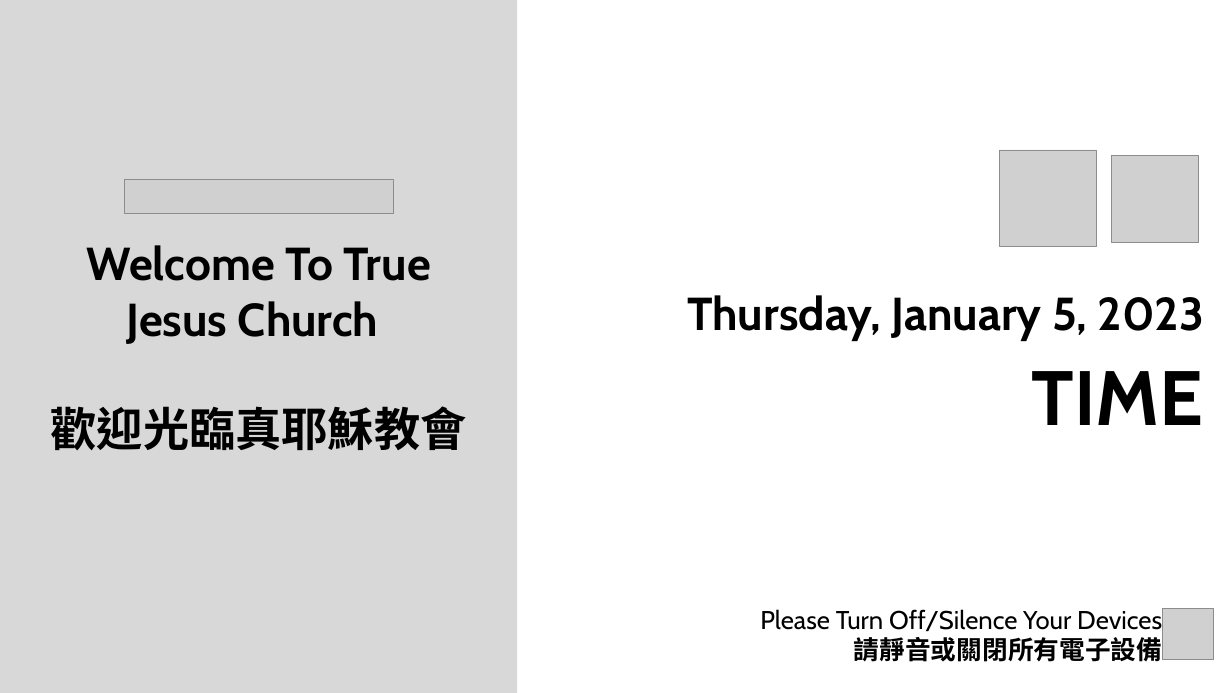
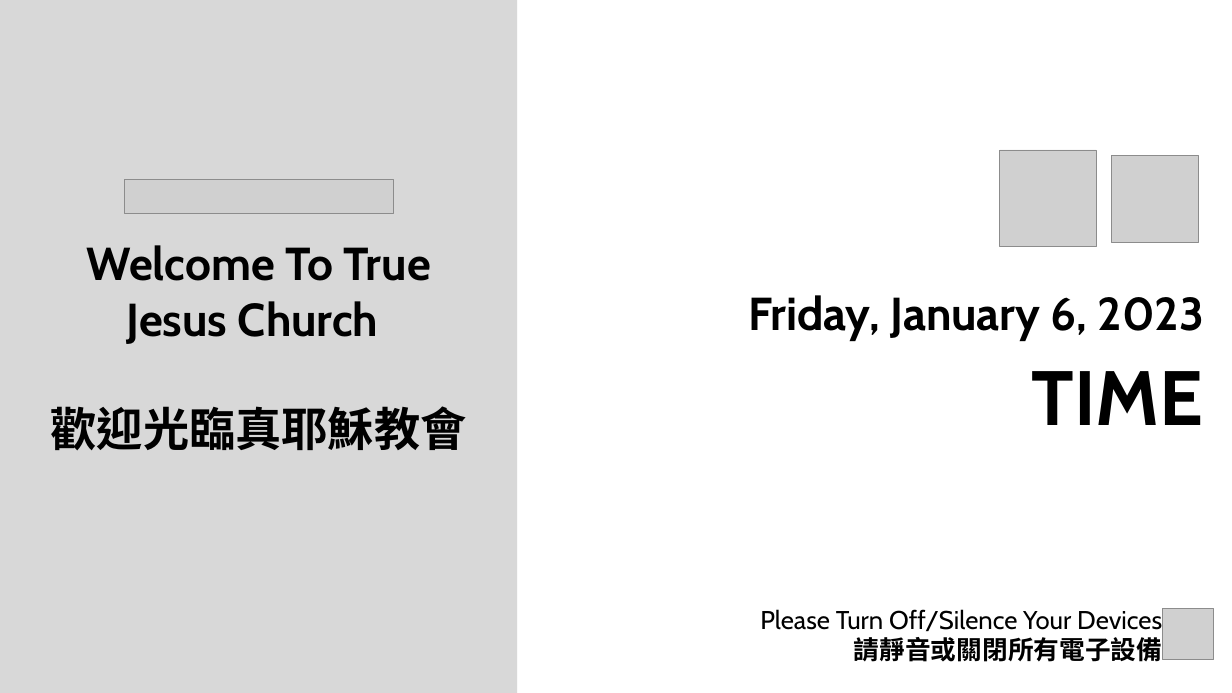
Before and after one commit to calebchanwy/tjc-powerpoint, a slide deck: slide 1 of TJCPowerPoint/Resources/ServiceWidescreen.pptx. Drawn at 1232x693 pixels with LibreOffice and Linux fonts; fonts in the diff are those of the drawing; grey boxes stand for pictures; background and template pictures are left out. Boxes give left, top, right and bottom in pixels: in the first picture for what was removed or moved away, otherwise in the second. Text is boxed around its words. In the diff, an @@ line names an element or a change of style, - is before the commit and + after.

```diff
--- a/TJCPowerPoint/Resources/ServiceWidescreen.pptx
+++ b/TJCPowerPoint/Resources/ServiceWidescreen.pptx
@@ text at <box>748,295,1204,341</box>: text changed @@
-Thursday, January 5, 2023
+Friday, January 6, 2023
```
Also in this commit, not shown: 1 other slide changed, 14 other files.
